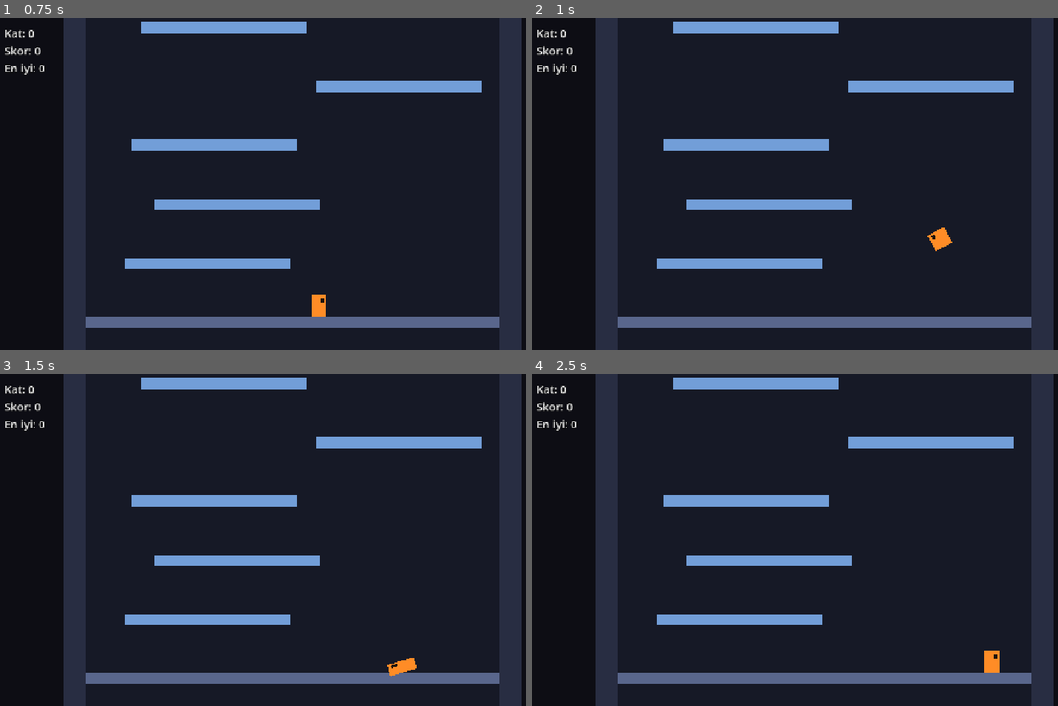
Above: before the commit, frames 1-4 (two rows, left to right).
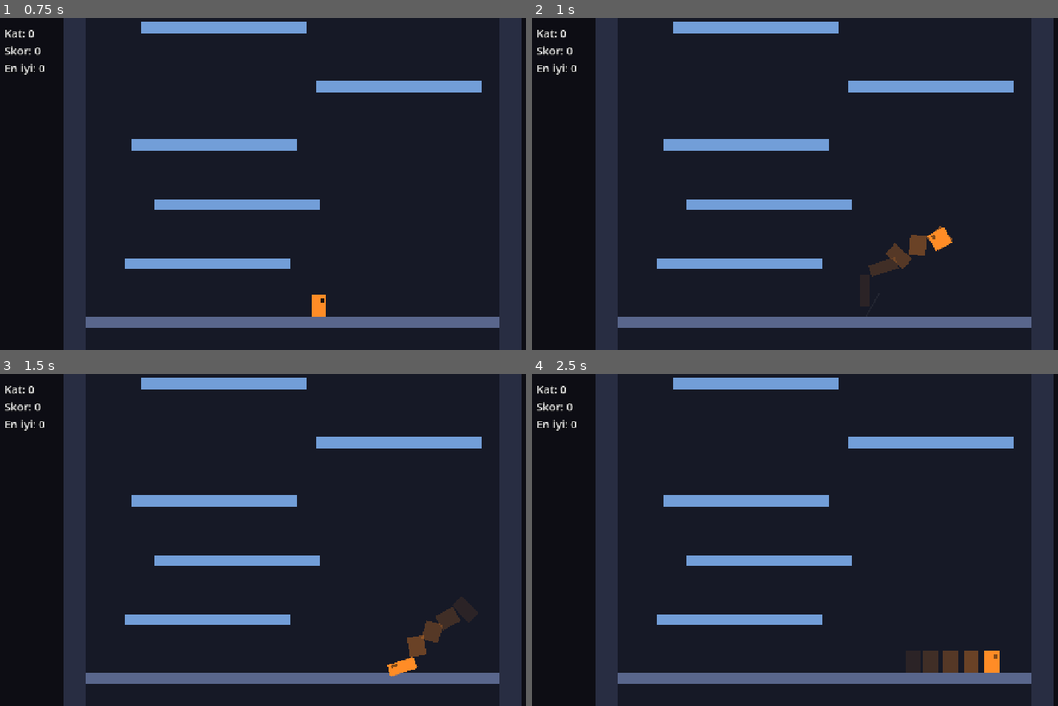
Above: after the commit, the same moments.

Repository: tahapek5454/Tower-Climb
Game: Godot game, scene res://scenes/main.tscn
Same seed, same stepped clock (60 frames per second), same inputs: the game is played once before the commit and once after it.
Inputs (mouse positions are in pixels of both pictures, inside the frame that each line leads up to):
- Up to frame 1 (0.75 s): tap Enter at 0.5 s; move the mouse to (420, 167) at 0.52 s; hold Right (move_right) from 0.53 s (still down); hold Shift from 0.53 s (still down); click (420, 167) at 0.67 s
- Up to frame 2 (1 s): keep holding Right (move_right); keep holding Shift; tap Space (jump) at 0.77 s
- Up to frame 3 (1.5 s): release Right (move_right) at 1.25 s; release Shift at 1.25 s; drag from (173, 556) to (263, 606) at 1.27 s
- Up to frame 4 (2.5 s): move the mouse to (884, 466) at 2.02 s; hold Right (move_right) from 2.03 s (still down); tap Ctrl at 2.1 s

Frame 1 is identical in both runs. In frame 2, 0.6% of the frame differs, in the area x 63-80%, y 62-78%; in frame 3, 0.6%; in frame 4, 0.6%, in the area x 74-89%, y 83-90%.

Commit message:
feat: hareket izi ve hız çizgileri eklendi
Co-Authored-By: Claude Opus 5.5 <noreply@anthropic.com>

Diff:
--- /dev/null
+++ b/scripts/fx/afterimage_trail.gd
@@ -0,0 +1,72 @@
+class_name AfterimageTrail
+extends Node2D
+## Hareket izi: hızlı hareket ederken gövdenin solan kopyalarını dünyada bırakır.
+## top_level: kopyalar oyuncuyla birlikte kaymaz, bırakıldıkları yerde kalır.
+## Kopyalar önceden oluşturulmuş bir havuzdan tekrar kullanılır.
+
+## Kopyalanan gövde (şekli, rengi ve o anki dünya dönüşümü alınır).
+var source: Polygon2D
+var player: Player
+
+var _ghosts: Array[Polygon2D] = []
+var _ages: PackedFloat32Array = []
+var _next: int = 0
+var _spawn_timer: float = 0.0
+
+
+func _ready() -> void:
+	top_level = true
+	global_transform = Transform2D.IDENTITY
+	var pool_size: int = ceili(Tuning.TRAIL_LIFETIME / Tuning.TRAIL_INTERVAL) + 2
+	for i in pool_size:
+		var ghost := source.duplicate() as Polygon2D
+		ghost.visible = false
+		add_child(ghost)
+		_ghosts.append(ghost)
+	_ages.resize(pool_size)
+
+
+func _process(delta: float) -> void:
+	_age_ghosts(delta)
+	if _should_emit():
+		_spawn_timer -= delta
+		if _spawn_timer <= 0.0:
+			_spawn()
+			_spawn_timer = Tuning.TRAIL_INTERVAL
+	else:
+		_spawn_timer = 0.0
+
+
+func active_count() -> int:
+	var count: int = 0
+	for ghost in _ghosts:
+		if ghost.visible:
+			count += 1
+	return count
+
+
+func _should_emit() -> bool:
+	# Oyun bitince oyuncu donar ama hızı kalır; iz bırakmasın.
+	return player.is_physics_processing() and player.velocity.length() >= Tuning.TRAIL_MIN_SPEED
+
+
+func _spawn() -> void:
+	var ghost: Polygon2D = _ghosts[_next]
+	ghost.global_transform = source.global_transform
+	ghost.modulate.a = Tuning.TRAIL_START_ALPHA
+	ghost.visible = true
+	_ages[_next] = 0.0
+	_next = (_next + 1) % _ghosts.size()
+
+
+func _age_ghosts(delta: float) -> void:
+	for i in _ghosts.size():
+		var ghost: Polygon2D = _ghosts[i]
+		if not ghost.visible:
+			continue
+		_ages[i] += delta
+		var t: float = _ages[i] / Tuning.TRAIL_LIFETIME
+		if t >= 1.0:
+			ghost.visible = false
+		else:
+			ghost.modulate.a = Tuning.TRAIL_START_ALPHA * (1.0 - t)
--- /dev/null
+++ b/scripts/fx/speed_lines.gd
@@ -0,0 +1,89 @@
+class_name SpeedLines
+extends Node2D
+## Hız çizgileri: çok hızlıyken gövdenin arkasında, hareket yönünde ince solan çizgiler.
+## top_level: çizgiler dünyada sabit kalır; oyuncu uzaklaştıkça arkada "akıp giden" his verir.
+## Çizgiler önceden oluşturulmuş bir havuzdan tekrar kullanılır.
+
+const LINE_COLOR := Color(1.0, 1.0, 1.0)
+
+var player: Player
+
+var _lines: Array[Polygon2D] = []
+var _ages: PackedFloat32Array = []
+var _next: int = 0
+var _spawn_timer: float = 0.0
+var _rng := RandomNumberGenerator.new()
+
+
+func _ready() -> void:
+	top_level = true
+	global_transform = Transform2D.IDENTITY
+	_rng.randomize()
+	var pool_size: int = ceili(Tuning.SPEED_LINE_LIFETIME / Tuning.SPEED_LINE_INTERVAL) + 2
+	for i in pool_size:
+		var line := Polygon2D.new()
+		line.color = LINE_COLOR
+		line.visible = false
+		add_child(line)
+		_lines.append(line)
+	_ages.resize(pool_size)
+
+
+func _process(delta: float) -> void:
+	_age_lines(delta)
+	if _should_emit():
+		_spawn_timer -= delta
+		if _spawn_timer <= 0.0:
+			_spawn()
+			_spawn_timer = Tuning.SPEED_LINE_INTERVAL
+	else:
+		_spawn_timer = 0.0
+
+
+func active_count() -> int:
+	var count: int = 0
+	for line in _lines:
+		if line.visible:
+			count += 1
+	return count
+
+
+func _should_emit() -> bool:
+	return player.is_physics_processing() and player.velocity.length() >= Tuning.SPEED_LINES_MIN_SPEED
+
+
+## Gövde merkezinin arkasında, hareket yönüne paralel bir çizgi bırakır.
+func _spawn() -> void:
+	var direction: Vector2 = player.velocity.normalized()
+	var side: Vector2 = direction.orthogonal()
+	var body_center: Vector2 = player.global_position + Vector2(0.0, -Tuning.PLAYER_HEIGHT * 0.5)
+	var length: float = _rng.randf_range(Tuning.SPEED_LINE_LENGTH_MIN, Tuning.SPEED_LINE_LENGTH_MAX)
+	var back: float = _rng.randf_range(Tuning.SPEED_LINE_BACK_MIN, Tuning.SPEED_LINE_BACK_MAX)
+	var offset: float = _rng.randf_range(-Tuning.SPEED_LINE_SPREAD, Tuning.SPEED_LINE_SPREAD)
+
+	var line: Polygon2D = _lines[_next]
+	var half_width: float = Tuning.SPEED_LINE_WIDTH * 0.5
+	# Yerel x ekseni hareket yönü; çizgi orijinden geriye doğru uzanır.
+	line.polygon = PackedVector2Array([
+		Vector2(0.0, -half_width), Vector2(-length, -half_width),
+		Vector2(-length, half_width), Vector2(0.0, half_width),
+	])
+	line.global_position = body_center - direction * back + side * offset
+	line.global_rotation = direction.angle()
+	line.modulate.a = Tuning.SPEED_LINE_START_ALPHA
+	line.visible = true
+	_ages[_next] = 0.0
+	_next = (_next + 1) % _lines.size()
+
+
+func _age_lines(delta: float) -> void:
+	for i in _lines.size():
+		var line: Polygon2D = _lines[i]
+		if not line.visible:
+			continue
+		_ages[i] += delta
+		var t: float = _ages[i] / Tuning.SPEED_LINE_LIFETIME
+		if t >= 1.0:
+			line.visible = false
+		else:
+			line.modulate.a = Tuning.SPEED_LINE_START_ALPHA * (1.0 - t)
--- a/scripts/player/player_visual.gd
+++ b/scripts/player/player_visual.gd
@@ -5,6 +5,7 @@
 ##
 ## Yapı:
 ##   Visual (ayaklarda)
+##    ├─ Trail, SpeedLines (top_level: dünyada kalır; gövdeden önce eklenir → arkasında çizilir)
 ##    └─ Spin (gövde ortasında; döner → takla)
 ##        └─ Squash (gövdenin altında; ölçeklenir → dikken ayaklar yerde kalır,
 ##            │        takla sırasında gövde kendi boyu yönünde uzar/ezilir)
@@ -60,9 +61,24 @@
 	_spin.add_child(_squash)
 
 	var body_size := Vector2(Tuning.PLAYER_WIDTH, Tuning.PLAYER_HEIGHT)
-	_squash.add_child(_make_rect(Vector2(0.0, -half_height), body_size, BODY_COLOR))
+	var body: Polygon2D = _make_rect(Vector2(0.0, -half_height), body_size, BODY_COLOR)
+	_squash.add_child(body)
 	_eye = _make_rect(Vector2.ZERO, EYE_SIZE, EYE_COLOR)
 	_squash.add_child(_eye)
+
+	# İz ve çizgiler gövdeden önce eklenir: ağaç sırasıyla gövdenin arkasında çizilir.
+	var trail := AfterimageTrail.new()
+	trail.name = "Trail"
+	trail.source = body
+	trail.player = _player
+	add_child(trail)
+	move_child(trail, 0)
+
+	var speed_lines := SpeedLines.new()
+	speed_lines.name = "SpeedLines"
+	speed_lines.player = _player
+	add_child(speed_lines)
+	move_child(speed_lines, 1)
 
 
 func _update_facing() -> void:
--- a/scripts/tuning.gd
+++ b/scripts/tuning.gd
@@ -124,6 +124,29 @@
 ## Uzama/ezilmenin mutlak sınırı (gövde aşırı bozulmasın).
 const SQUASH_LIMIT: float = 0.6
 
+# --- Juice: hareket izi (görsel) ---
+## Bu hızın (vektör uzunluğu) üstünde gövdenin solan kopyaları bırakılır.
+const TRAIL_MIN_SPEED: float = 650.0
+## Kopyalar arası süre ve bir kopyanın ömrü (s).
+const TRAIL_INTERVAL: float = 0.035
+const TRAIL_LIFETIME: float = 0.25
+## Kopyanın ilk saydamlığı (0..1); ömrü boyunca 0'a iner.
+const TRAIL_START_ALPHA: float = 0.45
+
+# --- Juice: hız çizgileri (görsel) ---
+## Bu hızın üstünde gövdenin arkasında hareket yönünde çizgiler çıkar.
+const SPEED_LINES_MIN_SPEED: float = 1100.0
+const SPEED_LINE_INTERVAL: float = 0.025
+const SPEED_LINE_LIFETIME: float = 0.18
+const SPEED_LINE_LENGTH_MIN: float = 40.0
+const SPEED_LINE_LENGTH_MAX: float = 90.0
+const SPEED_LINE_WIDTH: float = 3.0
+## Çizgilerin hareket yönüne dik dağılımı (± px) ve gövde merkezinin ne kadar arkasında çıktıkları.
+const SPEED_LINE_SPREAD: float = 28.0
+const SPEED_LINE_BACK_MIN: float = 20.0
+const SPEED_LINE_BACK_MAX: float = 60.0
+const SPEED_LINE_START_ALPHA: float = 0.7
+
 # --- Debug ---
 ## F4 yavaş çekimde oyun hızı (efektleri incelemek için).
 const DEBUG_SLOW_MOTION_SCALE: float = 0.25
Not shown, added: scripts/fx/afterimage_trail.gd.uid
Not shown, added: scripts/fx/speed_lines.gd.uid
Not shown, changed: docs/PROGRESS.md
